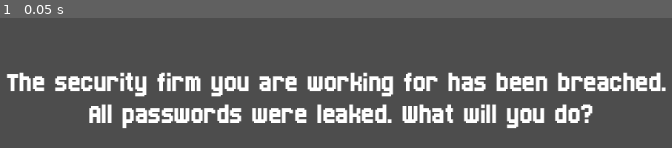
Above: before the commit, frame 1.
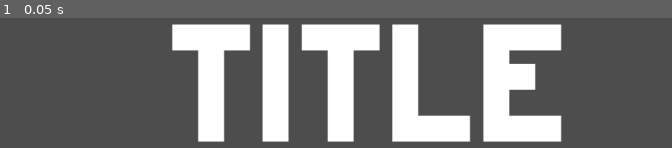
Above: after the commit, the same moment.

Repository: JacobL04/cyberworks
Game: Godot game, scene res://scenes/main.tscn
Same seed, same stepped clock (60 frames per second), same inputs: the game is played once before the commit and once after it.
Inputs:
- Up to frame 1 (0.05 s): no input

The runs differ from the first frame. In frame 1, 34% of the frame differs, in the area x 1-100%, y 4-96%.

Commit message:
second challenge added

Diff:
--- /dev/null
+++ b/cyber-works/scenes/email.tscn
@@ -0,0 +1,27 @@
+[gd_scene load_steps=3 format=3 uid="uid://i1nhool602ji"]
+
+[ext_resource type="Script" uid="uid://bw2hof28fw53i" path="res://scripts/email.gd" id="1_85euw"]
+[ext_resource type="FontFile" uid="uid://cl8ntpdrpicmf" path="res://assets/Born2bSportyV2.ttf" id="1_dwfkx"]
+
+[node name="email" type="Node2D"]
+script = ExtResource("1_85euw")
+
+[node name="emailBox" type="Label" parent="."]
+offset_left = 72.0
+offset_top = 328.0
+offset_right = 1024.0
+offset_bottom = 1024.0
+theme_override_fonts/font = ExtResource("1_dwfkx")
+theme_override_font_sizes/font_size = 30
+text = "blah blah blah"
+
+[node name="TextEdit" type="LineEdit" parent="."]
+offset_left = 336.0
+offset_top = 128.0
+offset_right = 1024.0
+offset_bottom = 192.0
+theme_override_fonts/font = ExtResource("1_dwfkx")
+theme_override_font_sizes/font_size = 48
+placeholder_text = "Enter URL here"
+
+[connection signal="text_submitted" from="TextEdit" to="." method="_on_text_edit_text_submitted"]
--- /dev/null
+++ b/cyber-works/scripts/email.gd
@@ -0,0 +1,38 @@
+extends Node2D
+
+@export var correctPassword: String = "www.opsecworks.com"
+@onready var text_edit: LineEdit = $TextEdit
+
+var animation_tween: Tween
+
+func _on_text_edit_text_submitted(new_text: String) -> void:
+	checkAns(new_text)
+
+func checkAns(input_text: String):
+	if input_text == correctPassword:
+		unlockSuccess()
+	else:
+		unlockFail()
+
+func unlockSuccess():
+	print("access granted")
+
+func unlockFail():
+	text_edit.clear()
+	flash_error()
+
+func flash_error():
+	# 1. If an animation is already playing, stop it so we can restart
+	if animation_tween:
+		animation_tween.kill()
+
+	# 2. Create a new Tween
+	animation_tween = create_tween()
+
+	# 3. INSTANTLY turn the box Red (over 0.0 seconds)
+	# We use "modulate" to tint the node
+	animation_tween.tween_property(text_edit, "modulate", Color(1, 0, 0), 0.0)
+
+	# 4. SLOWLY fade back to White (normal) over 0.5 seconds
+	# We use Color.WHITE (which is default/no tint)
+	animation_tween.tween_property(text_edit, "modulate", Color.WHITE, 0.5).set_trans(Tween.TRANS_SINE).set_ease(Tween.EASE_OUT)
--- a/cyber-works/scripts/main.gd
+++ b/cyber-works/scripts/main.gd
@@ -9,7 +9,6 @@
 # Called when the node enters the scene tree for the first time.
 func _ready() -> void:
 	get_tree().change_scene_to_file.call_deferred("res://scenes/start.tscn")
-	toMoralChoice()
 
 # Called every frame. 'delta' is the elapsed time since the previous frame.
 func _process(_delta: float) -> void:
Not shown, added: cyber-works/scripts/email.gd.uid
